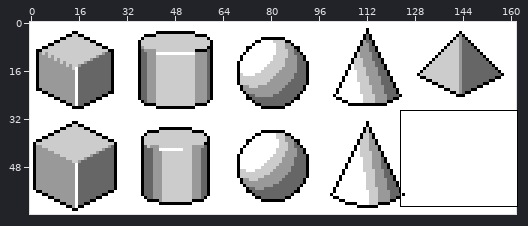
File history of a pixel-art file, BasicShapes/5shapes7.aseprite. Above: a wide view before the commit, with the close-up outlined.
Close-up. Before:
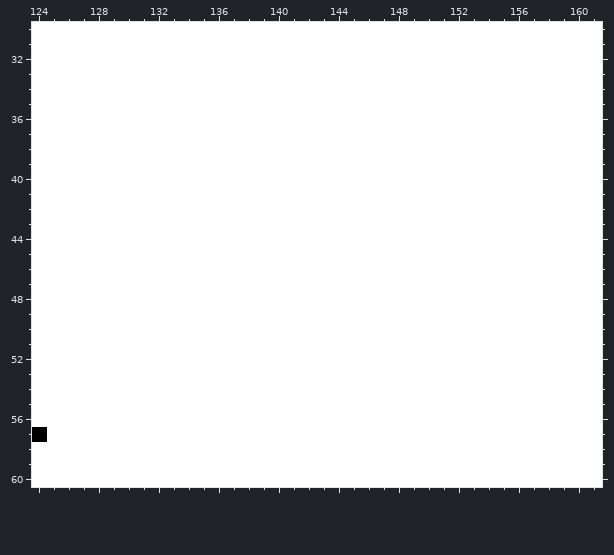
162x64 pixels, 1 frame. Shown: x 124..161, y 30..60.
Now the later version:
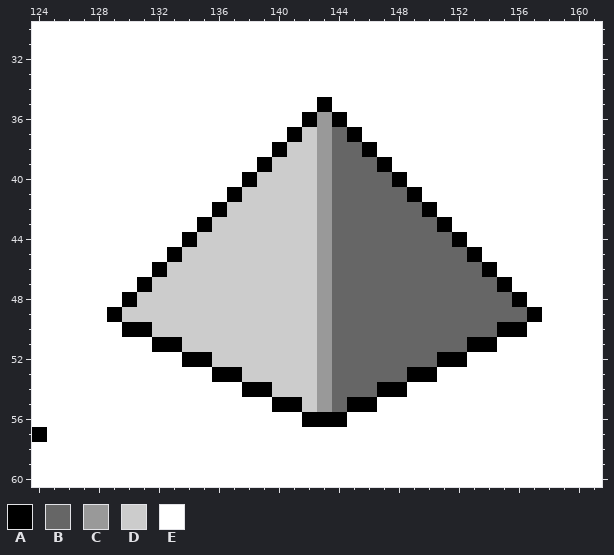
Palette (. is transparent): A #000000  B #666666  C #999999  D #cccccc  E #ffffff
Changes in this commit:
--- layer "Layer 2"
@@ x 124..161 @@
 34 EEEEEEEEEEEEEEEEEEEEEEEEEEEEEEEEEEEEEE
-35 EEEEEEEEEEEEEEEEEEEEEEEEEEEEEEEEEEEEEE
-36 EEEEEEEEEEEEEEEEEEEEEEEEEEEEEEEEEEEEEE
-37 EEEEEEEEEEEEEEEEEEEEEEEEEEEEEEEEEEEEEE
-38 EEEEEEEEEEEEEEEEEEEEEEEEEEEEEEEEEEEEEE
-39 EEEEEEEEEEEEEEEEEEEEEEEEEEEEEEEEEEEEEE
-40 EEEEEEEEEEEEEEEEEEEEEEEEEEEEEEEEEEEEEE
-41 EEEEEEEEEEEEEEEEEEEEEEEEEEEEEEEEEEEEEE
-42 EEEEEEEEEEEEEEEEEEEEEEEEEEEEEEEEEEEEEE
-43 EEEEEEEEEEEEEEEEEEEEEEEEEEEEEEEEEEEEEE
-44 EEEEEEEEEEEEEEEEEEEEEEEEEEEEEEEEEEEEEE
-45 EEEEEEEEEEEEEEEEEEEEEEEEEEEEEEEEEEEEEE
-46 EEEEEEEEEEEEEEEEEEEEEEEEEEEEEEEEEEEEEE
-47 EEEEEEEEEEEEEEEEEEEEEEEEEEEEEEEEEEEEEE
-48 EEEEEEEEEEEEEEEEEEEEEEEEEEEEEEEEEEEEEE
-49 EEEEEEEEEEEEEEEEEEEEEEEEEEEEEEEEEEEEEE
-50 EEEEEEEEEEEEEEEEEEEEEEEEEEEEEEEEEEEEEE
-51 EEEEEEEEEEEEEEEEEEEEEEEEEEEEEEEEEEEEEE
-52 EEEEEEEEEEEEEEEEEEEEEEEEEEEEEEEEEEEEEE
-53 EEEEEEEEEEEEEEEEEEEEEEEEEEEEEEEEEEEEEE
-54 EEEEEEEEEEEEEEEEEEEEEEEEEEEEEEEEEEEEEE
-55 EEEEEEEEEEEEEEEEEEEEEEEEEEEEEEEEEEEEEE
-56 EEEEEEEEEEEEEEEEEEEEEEEEEEEEEEEEEEEEEE
+35 EEEEEEEEEEEEEEEEEEEAEEEEEEEEEEEEEEEEEE
+36 EEEEEEEEEEEEEEEEEEACAEEEEEEEEEEEEEEEEE
+37 EEEEEEEEEEEEEEEEEADCBAEEEEEEEEEEEEEEEE
+38 EEEEEEEEEEEEEEEEADDCBBAEEEEEEEEEEEEEEE
+39 EEEEEEEEEEEEEEEADDDCBBBAEEEEEEEEEEEEEE
+40 EEEEEEEEEEEEEEADDDDCBBBBAEEEEEEEEEEEEE
+41 EEEEEEEEEEEEEADDDDDCBBBBBAEEEEEEEEEEEE
+42 EEEEEEEEEEEEADDDDDDCBBBBBBAEEEEEEEEEEE
+43 EEEEEEEEEEEADDDDDDDCBBBBBBBAEEEEEEEEEE
+44 EEEEEEEEEEADDDDDDDDCBBBBBBBBAEEEEEEEEE
+45 EEEEEEEEEADDDDDDDDDCBBBBBBBBBAEEEEEEEE
+46 EEEEEEEEADDDDDDDDDDCBBBBBBBBBBAEEEEEEE
+47 EEEEEEEADDDDDDDDDDDCBBBBBBBBBBBAEEEEEE
+48 EEEEEEADDDDDDDDDDDDCBBBBBBBBBBBBAEEEEE
+49 EEEEEADDDDDDDDDDDDDCBBBBBBBBBBBBBAEEEE
+50 EEEEEEAADDDDDDDDDDDCBBBBBBBBBBBAAEEEEE
+51 EEEEEEEEAADDDDDDDDDCBBBBBBBBBAAEEEEEEE
+52 EEEEEEEEEEAADDDDDDDCBBBBBBBAAEEEEEEEEE
+53 EEEEEEEEEEEEAADDDDDCBBBBBAAEEEEEEEEEEE
+54 EEEEEEEEEEEEEEAADDDCBBBAAEEEEEEEEEEEEE
+55 EEEEEEEEEEEEEEEEAADCBAAEEEEEEEEEEEEEEE
+56 EEEEEEEEEEEEEEEEEEAAAEEEEEEEEEEEEEEEEE
 57 AEEEEEEEEEEEEEEEEEEEEEEEEEEEEEEEEEEEEE
